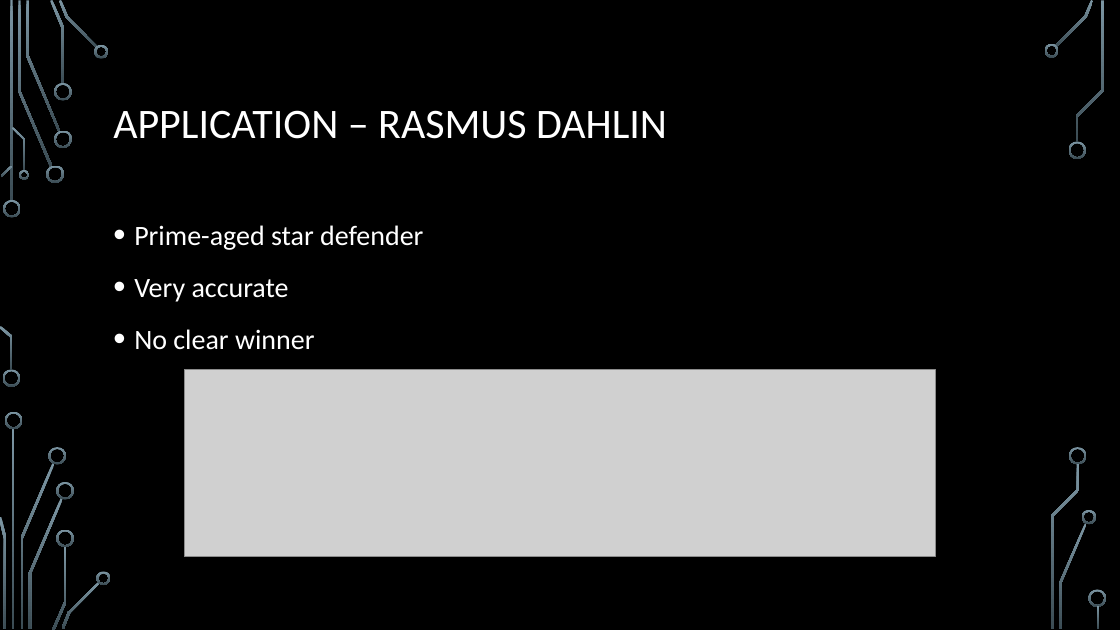
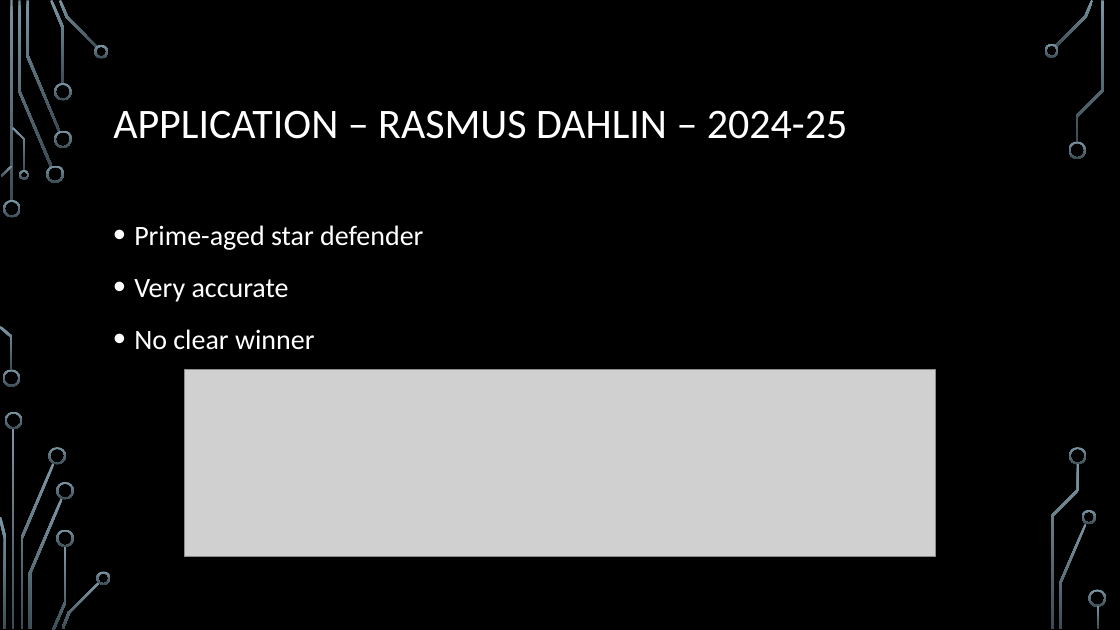
Before and after one commit to TreeLeef/nhl-performance-forecasting, a slide deck: slide 13 of Presentation.pptx. Drawn at 1120x630 pixels with LibreOffice and Linux fonts; fonts in the diff are those of the drawing; grey boxes stand for pictures; background and template pictures are left out. Boxes give left, top, right and bottom in pixels: in the first picture for what was removed or moved away, otherwise in the second. Text is boxed around its words. In the diff, an @@ line names an element or a change of style, - is before the commit and + after.

```diff
--- a/Presentation.pptx
+++ b/Presentation.pptx
@@ title at box(113, 110, 847, 139): text changed @@
-APPLICATION – RASMUS DAHLIN
+APPLICATION – RASMUS DAHLIN – 2024-25
```
Also in this commit, not shown: 6 other slides changed, 2 other files.
